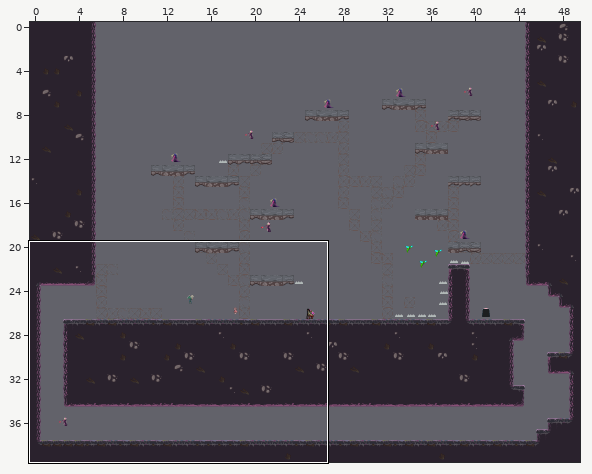
Tiled map (JSON): Eudaemon/assets/levels/level7.json. The picture above shows the old version from afar; the outline marks the close-up.
Close-up. Old version:
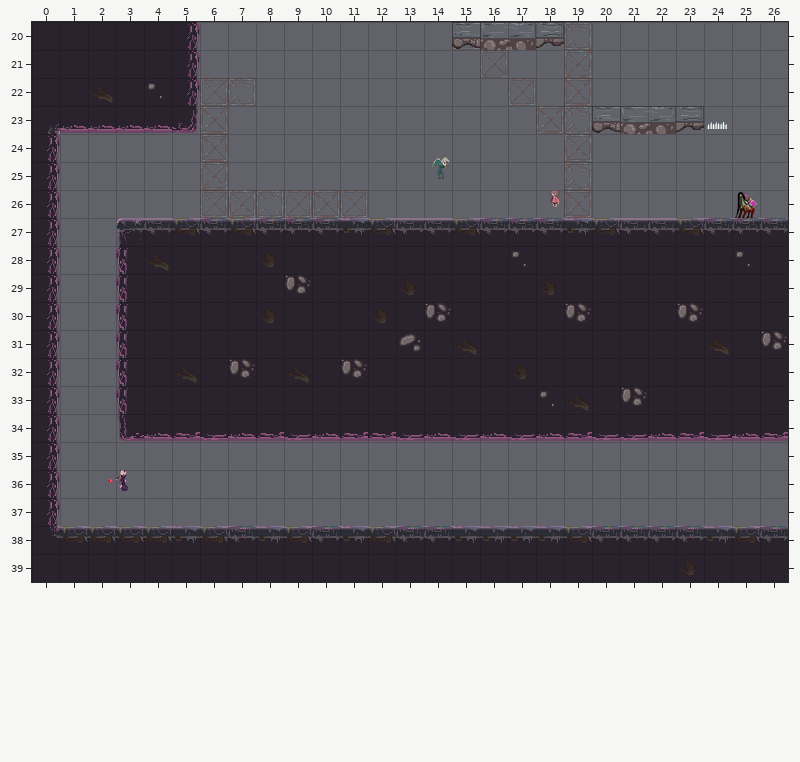
Cells are 32x32 px. Shown: x 0..26, y 20..39. The commit also changed other parts of the map, which this record leaves out.
And afterwards:
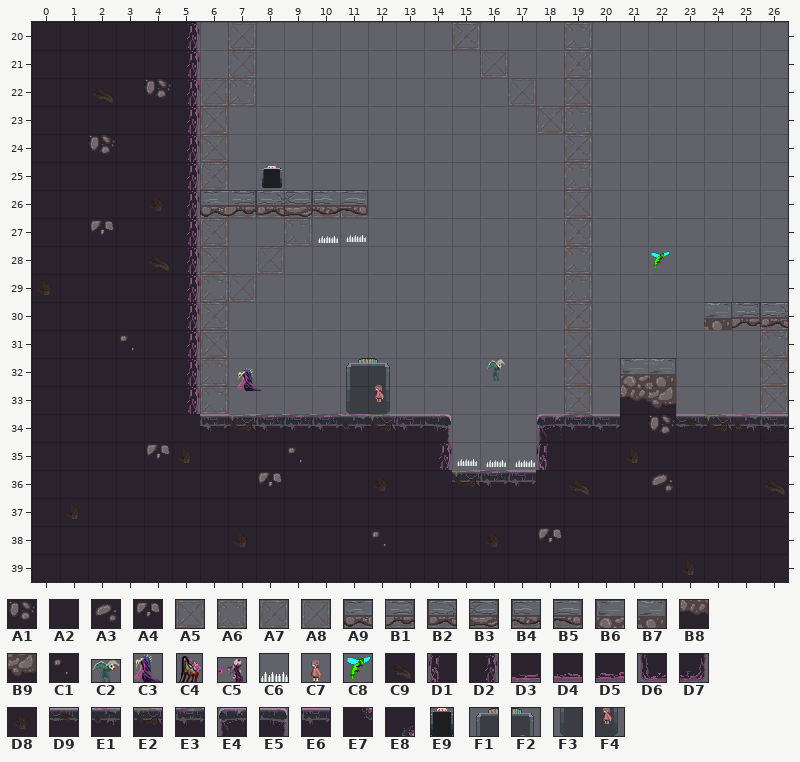
Key: from "Eudaemon Tilleset": A1 10 "DeepDirt1x1A", A2 11 "DeepDirt1x1B", A3 12 "DeepDirt1x1C", A4 16 "DirtDeepDirt1x1D", A5 19 "Scaffolding1x1A", A6 20 "Scaffolding1x1B", A7 21 "Scaffolding1x1C", A8 22 "Scaffolding1x1D", A9 25 "ConcreteNoBottom2x1_1A", B1 26 "ConcreteNoBottom2x1_2A", B2 27 "ConcreteNoBottom2x1_1B", B3 28 "ConcreteNoBottom2x1_2B", B4 29 "ConcreteNoBottom2x1_1C", B5 30 "ConcreteNoBottom2x1_2C", B6 31 "ConcreteDirtBottom2x2_1A", B7 32 "ConcreteDirtBottom2x2_2A", B8 33 "ConcreteDirtBottom2x2_3A", B9 34 "ConcreteDirtBottom2x2_4A", C1 53 "DeepDirt1x1D", C2 80 "flyGuardian", C3 83 "goombaTracking", C4 84 "goombaTrackingGreater", C5 85 "projectile", C6 86 "spike", C7 87 "momo", C8 88 "fly", C9 89 "CorruptedDirtC", D1 92 "CorruptedLeftA", D2 93 "CorruptedRightA", D3 99 "CorruptedBottomA", D4 100 "CorruptedBottomB", D5 101 "CorruptedBottomC", D6 102 "CorruptedBottomLeftA", D7 103 "CorruptedBottomRightA", D8 105 "CorruptedDirtB", D9 106 "CorruptedTopB", E1 107 "CorruptedTopC", E2 108 "CorruptedTopD", E3 109 "CorruptedTopE", E4 118 "CorruptedEndLeftA", E5 119 "CorruptedEndRightA", E6 122 "CorruptedTopA", E7 128 "CorruptedInnerCorner", E8 165 "CorruptedInnerCornerDown", E9 336 "exit", F1 337 "entranceA", F2 338 "entranceB", F3 339 "entranceC", F4 340 "entranceD".
__ is an empty cell.
Objects are placed by their top-left corner, in cells (3,4 is the top-left corner of cell 3,4); size is 1x1 cell unless given.
See-through tiles are keyed as they look on the map.
Diff:
Layer "TileLayerBG":
y 20: x 7 __ -> A8; x 15 A8 -> A7
y 21: x 7 __ -> A8
y 27: x 6 __ -> A7; x 9 __ -> A6; x 19 __ -> A7
y 28: x 6 __ -> A5; x 8 __ -> A8; x 19 __ -> A6
y 29: x 6..7 __ __ -> A6 A8; x 19 __ -> A6
y 30: x 6 __ -> A7; x 19 __ -> A7; x 26 __ -> A8
y 31: x 6 __ -> A5; x 19 __ -> A8; x 26 __ -> A6
y 32: x 6 __ -> A6; x 11..12 __ __ -> F1 F2; x 19 __ -> A5; x 26 __ -> A5
y 33: x 6 __ -> A6; x 11..12 __ __ -> F3 F4; x 19 __ -> A5; x 26 __ -> A5
y 34: x 26 __ -> A6
Layer "TileLayerFG":
y 20: x 15..18 A9 B6 B7 B1 -> __ __ __ __
y 22: x 4 C1 -> A1
y 23: x 0..5 E8 D4 D4 D4 D4 D7 -> A2 A2 A2 A2 A2 D2; x 20..23 A9 B6 B7 B1 -> __ __ __ __
y 24: x 0..5 D2 __ __ __ __ __ -> A2 A2 A1 A2 A2 D2
y 25: x 0..5 D2 __ __ __ __ __ -> A2 A2 A2 A2 A2 D2
y 26: x 0..11 D2 __ __ __ __ __ __ __ __ __ __ __ -> A2 A2 A2 A2 D8 D2 A9 B1 B2 B3 B4 B5
y 27: x 0..26 D2 __ __ E4 E6 E2 E3 E2 E3 E3 E3 E1 E2 E6 E6 E2 E3 E3 E3 E1 E2 E6 E6 E2 E3 E3 E3 -> A2 A2 A4 A2 A2 D2 __ __ __ __ __ __ __ __ __ __ __ __ __ __ __ __ __ __ __ __ __
y 28: x 0..3 D2 __ __ D1 -> A2 A2 A2 A2; x 5..26 A2 A2 A2 D8 A2 A2 A2 A2 A2 A2 A2 A2 C1 A2 A2 A2 A2 A2 A2 A2 C1 A2 -> D2 __ __ __ __ __ __ __ __ __ __ __ __ __ __ __ __ __ __ __ __ __
y 29: x 0..3 D2 __ __ D1 -> D8 A2 A2 A2; x 5..26 A2 A2 A2 A2 A1 A2 A2 A2 D8 A2 A2 A2 A2 D8 A2 A2 A2 A2 A2 A2 A2 A2 -> D2 __ __ __ __ __ __ __ __ __ __ __ __ __ __ __ __ __ __ __ __ __
y 30: x 0..3 D2 __ __ D1 -> A2 A2 A2 A2; x 5..26 A2 A2 A2 D8 A2 A2 A2 D8 A2 A1 A2 A2 A2 A2 A1 A2 A2 A2 A1 A2 A2 A2 -> D2 __ __ __ __ __ __ __ __ __ __ __ __ __ __ __ __ __ __ B7 B1 B2
y 31: x 0..3 D2 __ __ D1 -> A2 A2 A2 C1; x 5..26 A2 A2 A2 A2 A2 A2 A2 A2 A3 A2 C9 A2 A2 A2 A2 A2 A2 A2 A2 C9 A2 A1 -> D2 __ __ __ __ __ __ __ __ __ __ __ __ __ __ __ __ __ __ __ __ __
y 32: x 0..3 D2 __ __ D1 -> A2 A2 A2 A2; x 5..26 C9 A2 A1 A2 C9 A2 A1 A2 A2 A2 A2 A2 D8 A2 A2 A2 A2 A2 A2 A2 A2 A2 -> D2 __ __ __ __ __ __ __ __ __ __ __ __ __ __ __ B6 B7 __ __ __ __
y 33: x 0..3 D2 __ __ D1 -> A2 A2 A2 A2; x 5..26 A2 A2 A2 A2 A2 A2 A2 A2 A2 A2 A2 A2 A2 C1 C9 A2 A1 A2 A2 A2 A2 A2 -> D2 __ __ __ __ __ __ __ __ __ __ __ __ __ __ __ B8 B9 __ __ __ __
y 34: x 0..26 D2 __ __ D6 D4 D5 D3 D4 D5 D3 D4 D5 D5 D3 D4 D3 D4 D3 D4 D5 D3 D3 D4 D5 D3 D4 D5 -> A2 A2 A2 A2 A2 A2 E6 E2 E3 E3 E3 E1 E2 E6 E5 __ __ __ E4 E3 E6 A2 A1 D9 E2 E1 E6
y 35: x 0..14 D2 __ __ __ __ __ __ __ __ __ __ __ __ __ __ -> A2 A2 A2 A2 A4 D8 A2 A2 A2 C1 A2 A2 A2 A2 D2; x 18..26 __ __ __ __ __ __ __ __ __ -> D1 A2 A2 D8 A2 A2 A2 A2 A2
y 36: x 0..26 D2 __ __ __ __ __ __ __ __ __ __ __ __ __ __ __ __ __ __ __ __ __ __ __ __ __ __ -> A2 A2 A2 A2 A2 A2 A2 A2 A4 A2 A2 A2 D8 A2 A2 E2 E3 E6 A2 C9 A2 A2 A3 A2 A2 A2 C9
y 37: x 0..26 D2 __ __ __ __ __ __ __ __ __ __ __ __ __ __ __ __ __ __ __ __ __ __ __ __ __ __ -> A2 D8 A2 A2 A2 A2 A2 A2 A2 A2 A2 A2 A2 A2 A2 A2 A2 A2 A2 A2 A2 A2 A2 A2 A2 A2 A2
y 38: x 0..26 E7 E2 E2 E2 E2 E1 E2 E3 E1 E2 E3 E1 E2 E3 E3 E1 E1 E1 E1 E2 E3 E3 E3 E3 E1 E2 E3 -> A2 A2 A2 A2 A2 A2 A2 D8 A2 A2 A2 A2 C1 A2 A2 A2 D8 A2 A4 A2 A2 A2 A2 A2 A2 A2 A2
Layer "ObjectLayer":
changed: C6 "Spike" at 24.1,23.1 size 0.7x0.7 -> outside this view
changed: outside this view -> C8 "Fly" at 22,28.1 size 0.8x0.7
changed: C2 "FlyGuardian" at 14.3,24.8 size 0.6x0.8 -> C2 "FlyGuardian" at 16.2,32 size 0.6x0.8
changed: C7 "StartingPoint" at 18.2,25.9 size 0.8x0.7 -> C7 "StartingPoint" at 12,32.8 size 0.8x0.7
added: E9 "Exit" at 8.2,25.1 size 0.7x0.8
added: C6 "Spike" at 11.2,27.2 size 0.7x0.7
added: C6 "Spike" at 10.2,27.2 size 0.7x0.7
added: C3 "Goomba" at 7.3,32.3 size 0.9x0.8
added: C6 "Spike" at 15.2,35.1 size 0.7x0.7
added: C6 "Spike" at 17.2,35.2 size 0.7x0.7
added: C6 "Spike" at 16.2,35.2 size 0.7x0.7
removed: C4 "Fast" at 25,26 size 0.9x1
removed: C5 "Projectile" at 2.7,36 size 0.8x0.8
